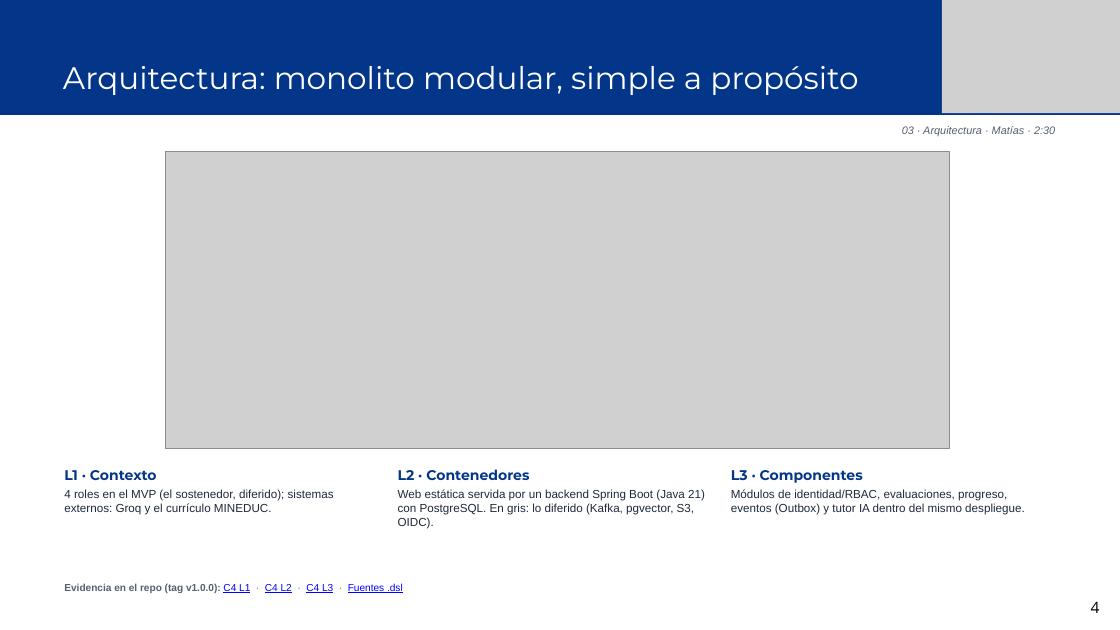
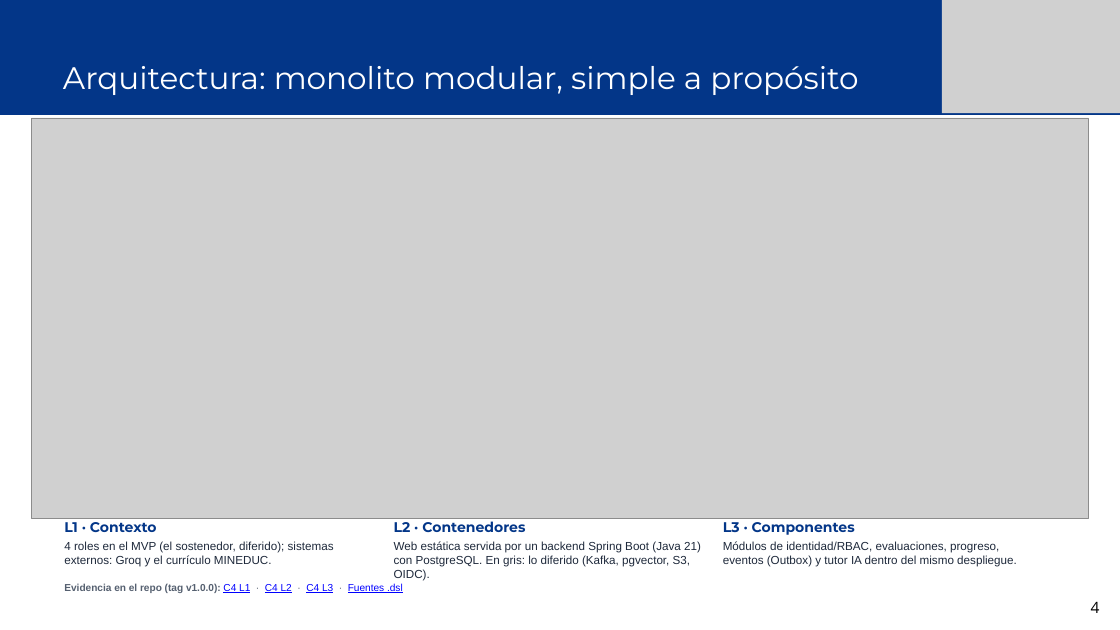
Before and after one commit to merinobranco10/equipo-aulaViva, a slide deck: slide 3 of docs/defensa/AulaViva_S18_Defensa_Deck.pptx (slide 4 before the commit). Drawn at 1120x630 pixels with LibreOffice and Linux fonts; fonts in the diff are those of the drawing; grey boxes stand for pictures. Boxes give left, top, right and bottom in pixels: in the first picture for what was removed or moved away, otherwise in the second. Text is boxed around its words. In the diff, an @@ line names an element or a change of style, - is before the commit and + after.

```diff
--- a/docs/defensa/AulaViva_S18_Defensa_Deck.pptx
+++ b/docs/defensa/AulaViva_S18_Defensa_Deck.pptx
@@ picture: place and size @@
-picture at [165,151,949,448]
+picture at [31,118,1088,518]
@@ text removed at [902,126,1055,136] @@
-03 · Arquitectura · Matías · 2:30
@@ text "L1 · Contexto" rewrapped from [64,470,334,515] to [64,518,334,567] @@
@@ text "L2 · Contenedores": place and size @@
-text "L2 · Contenedores" at [398,469,705,529]
+text "L2 · Contenedores" at [394,518,701,581]
@@ text "L3 · Componentes" rewrapped from [731,470,1025,515] to [723,518,1017,567] @@
```
Also in this commit, not shown: 13 other slides changed, 2 other files.
